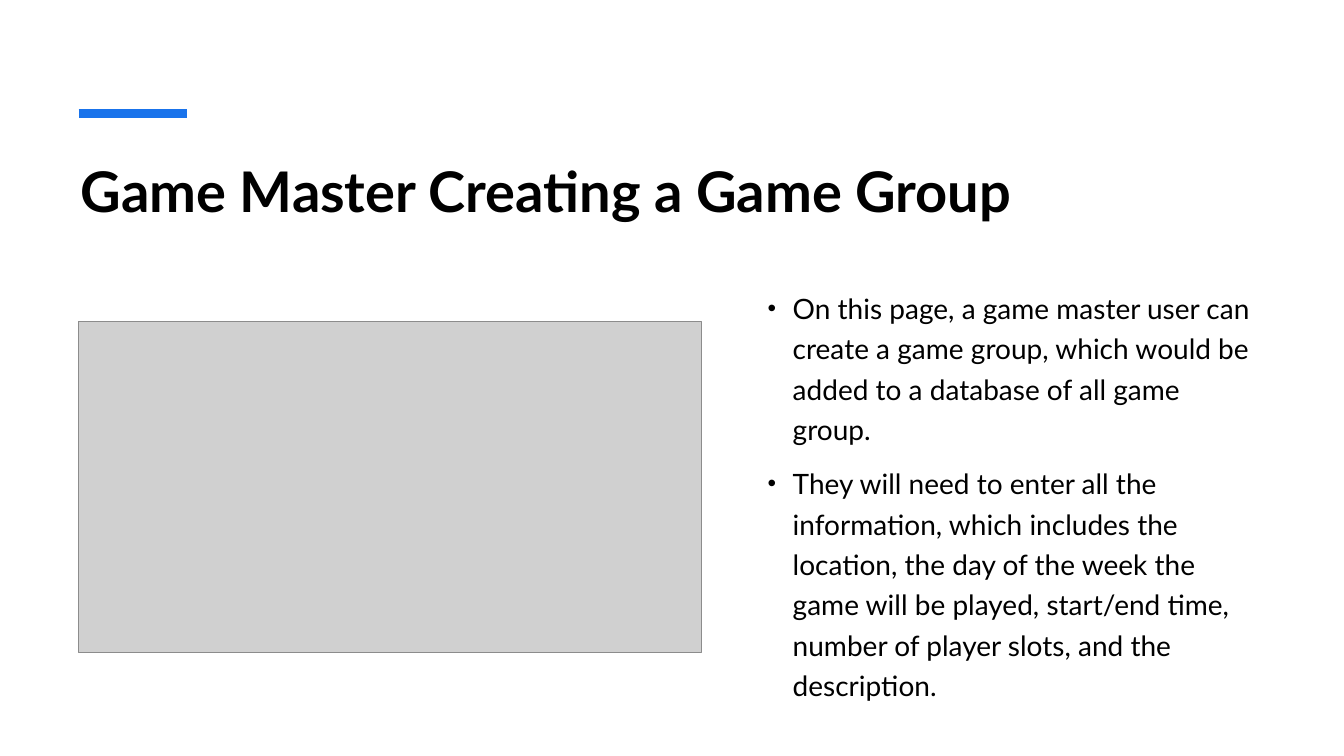
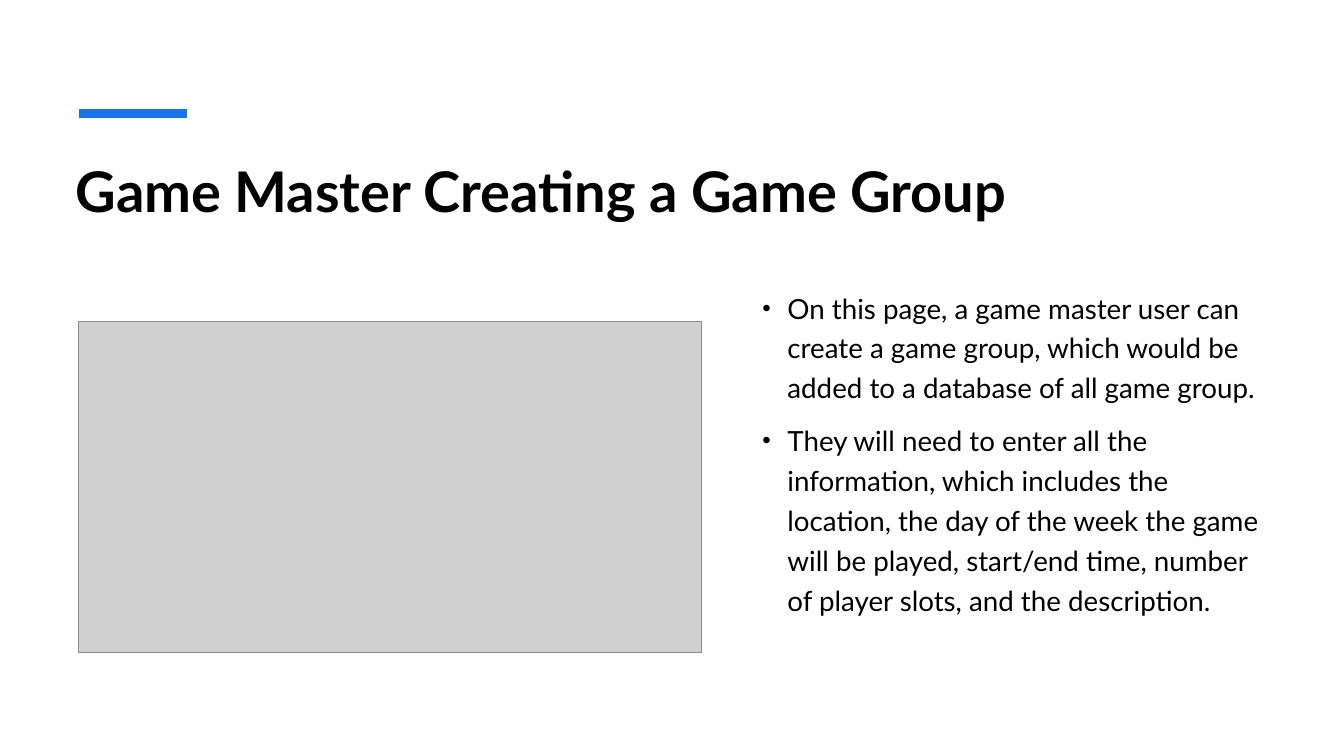
Before and after one commit to Legobman/su25-team10, a slide deck: slide 4 of D&D Group Finder.pptx. Drawn at 1344x756 pixels with LibreOffice and Linux fonts; fonts in the diff are those of the drawing; grey boxes stand for pictures. Boxes give left, top, right and bottom in pixels: in the first picture for what was removed or moved away, otherwise in the second. Text is boxed around its words. In the diff, an @@ line names an element or a change of style, - is before the commit and + after.

```diff
--- a/D&D Group Finder.pptx
+++ b/D&D Group Finder.pptx
@@ title "Game Master Creating a Game ...": place and size @@
-title "Game Master Creating a Game ..." at (81, 170, 1012, 222)
+title "Game Master Creating a Game ..." at (76, 170, 1006, 222)
@@ text "On this page, a game ..." at (787, 298, 1259, 616): size 20 to 19.8 pt; less space between paragraphs @@
```
Also in this commit, not shown: 1 other slide changed, 2 slides added, 2 slides removed.
